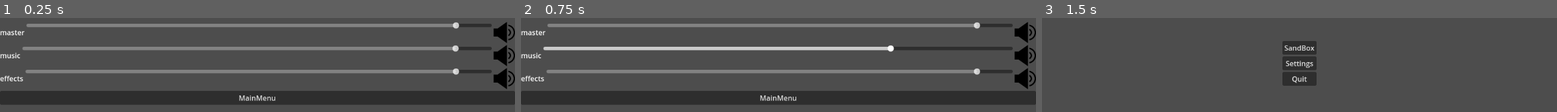
Above: before the commit, frames 1-3 (left to right).
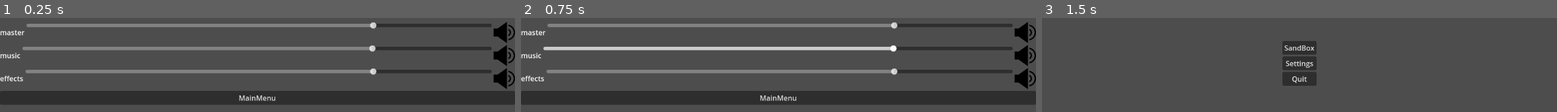
Above: after the commit, the same moments.

Repository: SytonK/settings-and-menus
Game: Godot game, scene res://src/UI/menus/settings/settings_menu.tscn
Two runs of this game, one before a commit and one after it. Both use one fixed random seed, a clock stepped at 60 frames per second and the inputs below. This scene is started directly instead of the project's main scene. The engine's default icon, where the game draws it, is replaced by a stand-in: a white triangle on a blue panel in a dark square.
Inputs (mouse positions are in pixels of both pictures, inside the frame that each line leads up to):
- Up to frame 1 (0.25 s): no input
- Up to frame 2 (0.75 s): tap Enter at 0.5 s; move the mouse to (891, 49) at 0.52 s; hold 1 (example1) from 0.53 s (still down); click (891, 49) at 0.67 s
- Up to frame 3 (1.5 s): release 1 (example1) at 1.25 s; click "MainMenu" at 1.25 s

The runs differ from the first frame. In frame 1, 2.2% of the frame differs, in the area x 71-90%, y 4-61%; in frame 2, 1.6%; in frame 3, nothing differs.

Commit message:
use audio slider class

Diff:
--- a/src/UI/menus/settings/audio/audio slider/audio_slider.gd
+++ b/src/UI/menus/settings/audio/audio slider/audio_slider.gd
@@ -1,3 +1,4 @@
+class_name AudioSlider
 extends HSlider
 
 @export var bus_name: String
@@ -7,6 +8,7 @@
 
 func _ready() -> void:
 	value = AudioServer.get_bus_volume_db(audio_bus)
+	drag_ended.connect(_on_drag_ended)
 
 
 func _on_drag_ended(_value_changed: bool) -> void:
--- a/src/UI/menus/settings/audio/audio_menu.tscn
+++ b/src/UI/menus/settings/audio/audio_menu.tscn
@@ -1,7 +1,7 @@
 [gd_scene load_steps=4 format=3 uid="uid://iag6cbwcx0ud"]
 
-[ext_resource type="PackedScene" uid="uid://c3k4hh5dqw5c" path="res://src/UI/menus/settings/audio/audio slider/audio_slider.tscn" id="1_5jh1x"]
 [ext_resource type="PackedScene" uid="uid://6cgtod1u3521" path="res://src/UI/menus/settings/audio/mute button/mute_button.tscn" id="1_cuptg"]
+[ext_resource type="Script" path="res://src/UI/menus/settings/audio/audio slider/audio_slider.gd" id="1_sbixn"]
 [ext_resource type="Script" path="res://src/UI/components/new scene button/change_scene_button.gd" id="2_y20uw"]
 
 [node name="AudioMenu" type="Control"]
@@ -31,9 +31,12 @@
 layout_mode = 2
 text = "master"
 
-[node name="MasterAudioSlider" parent="VBoxContainer/MasterHBox" instance=ExtResource("1_5jh1x")]
+[node name="MasterAudioSlider" type="HSlider" parent="VBoxContainer/MasterHBox"]
 layout_mode = 2
 size_flags_horizontal = 3
+min_value = -30.0
+max_value = 10.0
+script = ExtResource("1_sbixn")
 bus_name = "Master"
 
 [node name="MuteMasterButton" parent="VBoxContainer/MasterHBox" instance=ExtResource("1_cuptg")]
@@ -48,9 +51,12 @@
 layout_mode = 2
 text = "music"
 
-[node name="MusicAudioSlider2" parent="VBoxContainer/MusicHBox" instance=ExtResource("1_5jh1x")]
+[node name="MusicAudioSlider" type="HSlider" parent="VBoxContainer/MusicHBox"]
 layout_mode = 2
 size_flags_horizontal = 3
+min_value = -30.0
+max_value = 10.0
+script = ExtResource("1_sbixn")
 bus_name = "Music"
 
 [node name="MuteMusicButton" parent="VBoxContainer/MusicHBox" instance=ExtResource("1_cuptg")]
@@ -66,9 +72,12 @@
 text = "effects
 "
 
-[node name="SFXAudioSlider3" parent="VBoxContainer/SFXHBox" instance=ExtResource("1_5jh1x")]
+[node name="SFXAudioSlider" type="HSlider" parent="VBoxContainer/SFXHBox"]
 layout_mode = 2
 size_flags_horizontal = 3
+min_value = -30.0
+max_value = 10.0
+script = ExtResource("1_sbixn")
 bus_name = "SFX"
 
 [node name="MuteSFXButton" parent="VBoxContainer/SFXHBox" instance=ExtResource("1_cuptg")]
Not shown: 1 places in src/UI/menus/settings/audio/audio slider/audio_slider.tscn that only renumber resources
